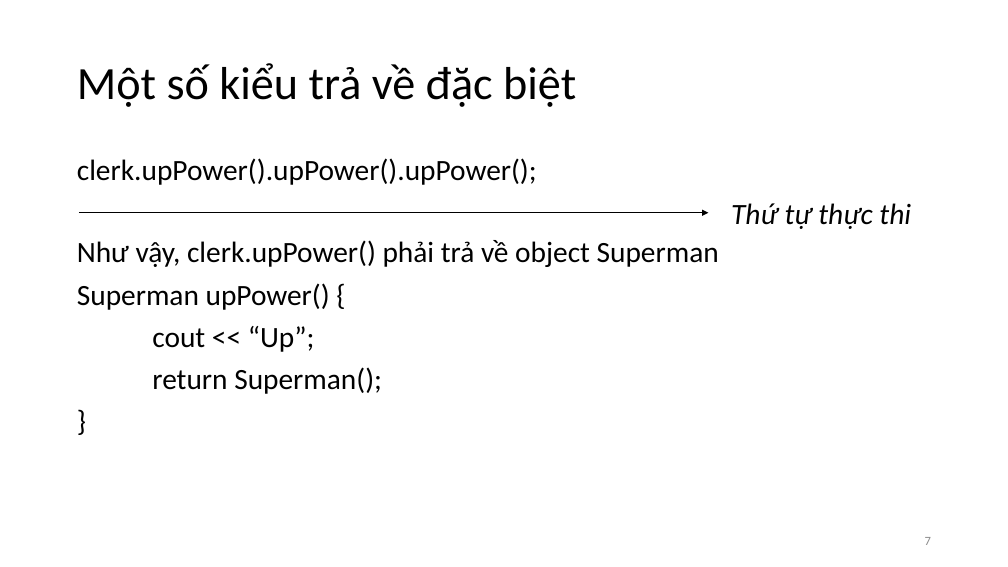
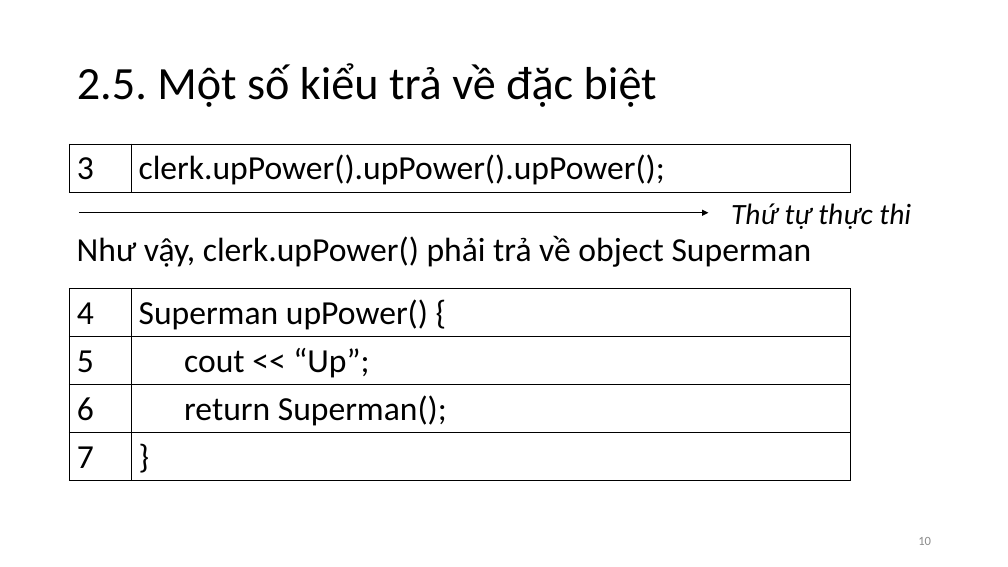
Before and after one commit to vutuanhai237/CourseMaterials, a slide deck: slide 10 of IT002-OOP/Slide thực hành/Lab 2. BasicOOP.pptx (slide 7 before the commit). Drawn at 1008x567 pixels with LibreOffice and Linux fonts; fonts in the diff are those of the drawing. Boxes give left, top, right and bottom in pixels: in the first picture for what was removed or moved away, otherwise in the second. Text is boxed around its words. In the diff, an @@ line names an element or a change of style, - is before the commit and + after.

```diff
--- a/IT002-OOP/Slide thực hành/Lab 2. BasicOOP.pptx
+++ b/IT002-OOP/Slide thực hành/Lab 2. BasicOOP.pptx
@@ title at box(77, 63, 657, 107): text changed @@
-Một số kiểu trả về đặc biệt
+2.5. Một số kiểu trả về đặc biệt
@@ table added at box(70, 144, 851, 191), 1 rows, 2 columns @@
+3 | clerk.upPower().upPower().upPower();
@@ text removed at box(77, 158, 537, 185) @@
-clerk.upPower().upPower().upPower();
@@ text "Như vậy, clerk.upPower() phải trả ..." at box(77, 235, 812, 267): size 28 to 32 pt; line spacing 0.9 to 1; less space between paragraphs @@
@@ table added at box(70, 289, 851, 480), 4 rows, 2 columns @@
+4 | Superman upPower() {
+5 | cout << “Up”;
+6 | return Superman();
+7 | }
@@ text at box(77, 283, 382, 394): paragraphs removed @@
-Superman upPower() {
-cout << “Up”;
-return Superman();
-}
@@ page number at box(918, 537, 931, 545): text changed @@
-7
+10
```
Also in this commit, not shown: 6 other slides changed, 3 slides added, 36 other files.
